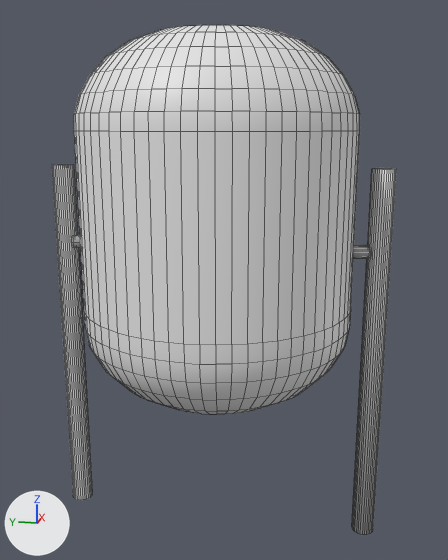
What one commit did to the Blender file Models/Road/Trash - UV.blend.
Both versions are drawn from a camera (50 mm lens) standing at (0.22, -0.783, 0.441) and looking at (0.919, -0.643, 0.266). The axes (+X, +Y, +Z) are drawn at lower left. The lights are the same throughout. Mesh edges are drawn as thin lines. Materials are left out; every surface is plain grey.

In view in the first picture: 'Trash'.
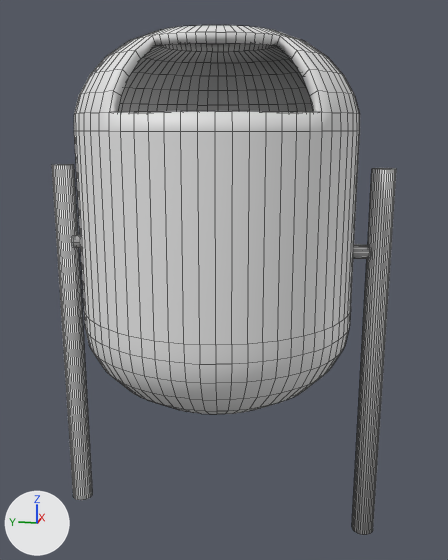
Pixel boxes [x1, y1, x2, y2] of what changed, in the pictures (448 x 560 px):
```json
{"part": 1, "of": "me_cylinder_004", "change": "built on", "before": [109, 32, 322, 112], "after": [109, 32, 322, 112]}
```

Edits to the scene script, one JSON object a line:
```json
{"block": "me_cylinder_004", "where": "# used by ob_trash; location = (0.913, -0.637, 0.332)"}
{"op": "remove", "block": "me_cylinder_004", "code": "me_cylinder_004.from_pydata(...)  # 1152 vertices, 966 faces; spans x -0.154..0.154, y -0.195..0.199, z -0.372..0.204"}
{"op": "add", "block": "me_cylinder_004", "code": "me_cylinder_004.from_pydata(...)  # 1970 vertices, 1851 faces; spans x -0.154..0.154, y -0.195..0.199, z -0.372..0.204"}
{"block": "me_cylinder_004", "change": "me_cylinder_004 part 1: 24 vertices moved from x -0.148..-0.092, y -0.096..0.052, z 0.141..0.179 to x -0.144..-0.072, y -0.099..0.06, z 0.122..0.185; 15 vertices removed from x -0.136..-0.084, y -0.104..0.056, z 0.141..0.179; 833 vertices added at x -0.144..0.144, y -0.144..0.144, z -0.195..0.195"}
```
